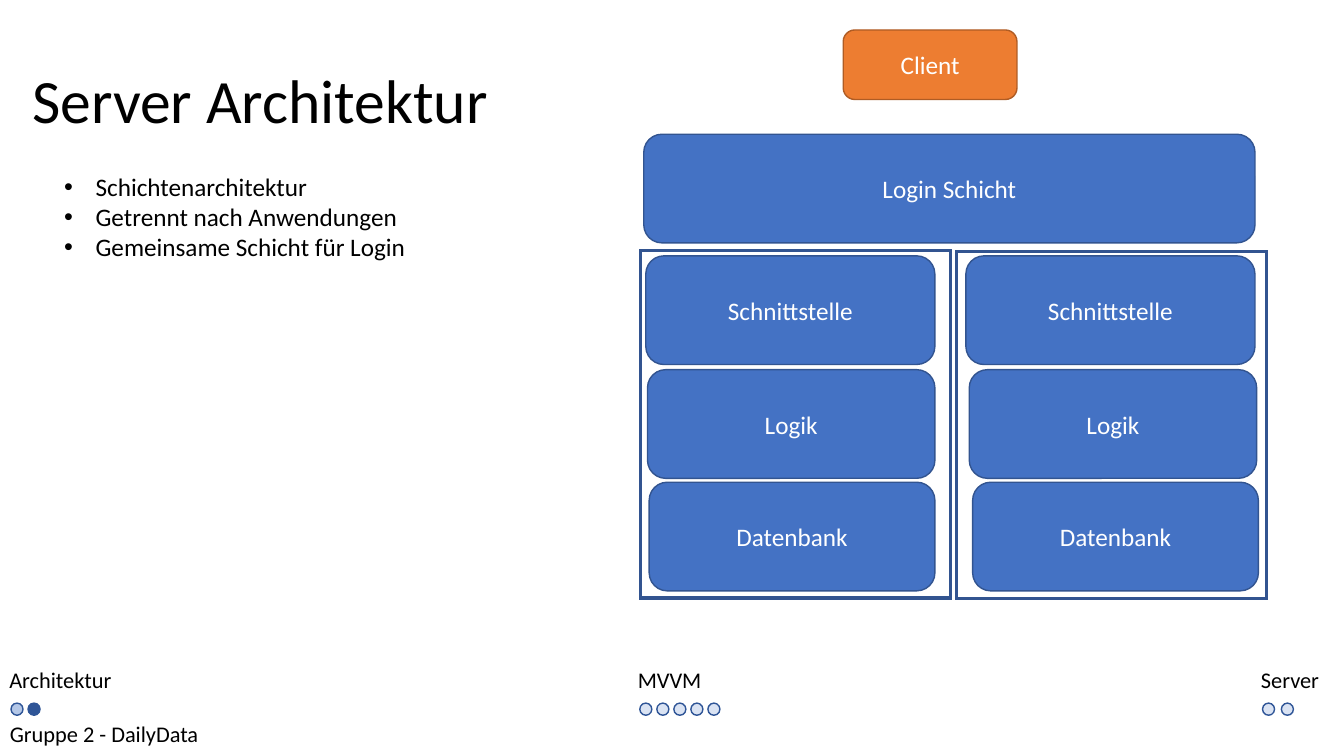
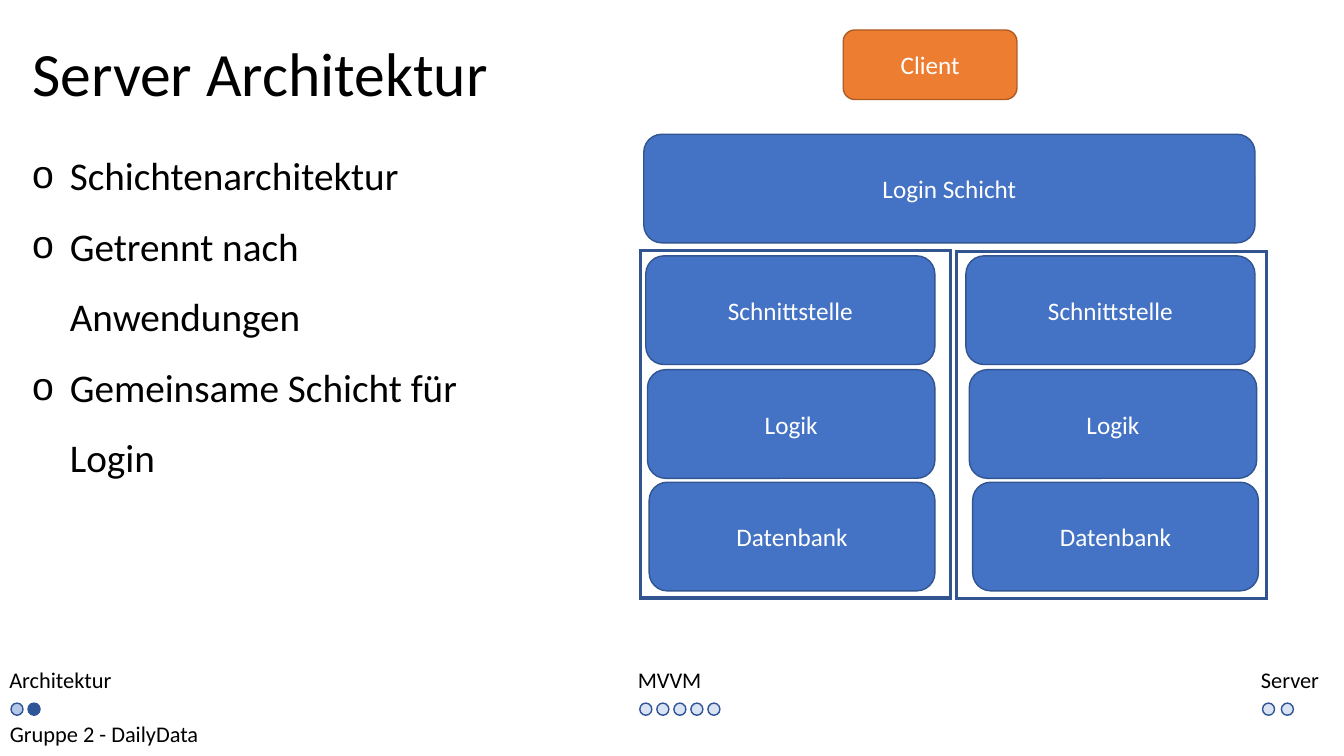
Before and after one commit to kittyahy/PSEAppGruppe2, a slide deck: slide 3 of Praesentationen/02-Entwurfsphase/Entwurf Präsentation.pptx. Drawn at 1344x756 pixels with LibreOffice and Linux fonts; fonts in the diff are those of the drawing. Boxes give left, top, right and bottom in pixels: in the first picture for what was removed or moved away, otherwise in the second. Text is boxed around its words. In the diff, an @@ line names an element or a change of style, - is before the commit and + after.

```diff
--- a/Praesentationen/02-Entwurfsphase/Entwurf Präsentation.pptx
+++ b/Praesentationen/02-Entwurfsphase/Entwurf Präsentation.pptx
@@ text "Server Architektur": place and size @@
-text "Server Architektur" at box(32, 80, 487, 124)
+text "Server Architektur" at box(32, 53, 487, 97)
@@ text "Schichtenarchitektur": place and size @@
-text "Schichtenarchitektur" at box(96, 178, 405, 261)
+text "Schichtenarchitektur" at box(70, 162, 457, 479)
@@ text "Schichtenarchitektur" at box(70, 162, 457, 479): size 18 to 28 pt; bullet • to o; line spacing 1 to 1.5 @@
```
Also in this commit, not shown: 10 other slides changed.
